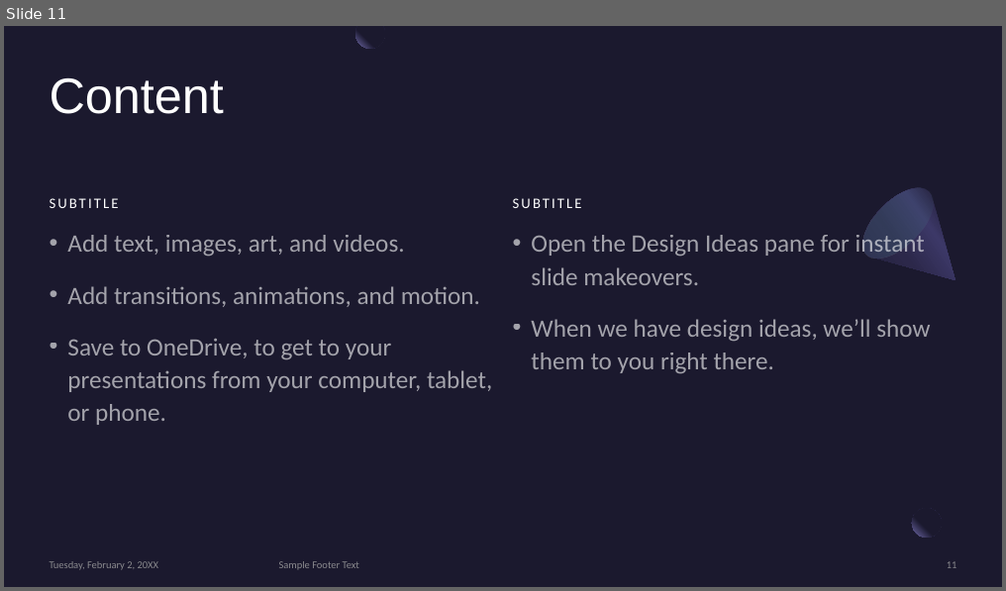
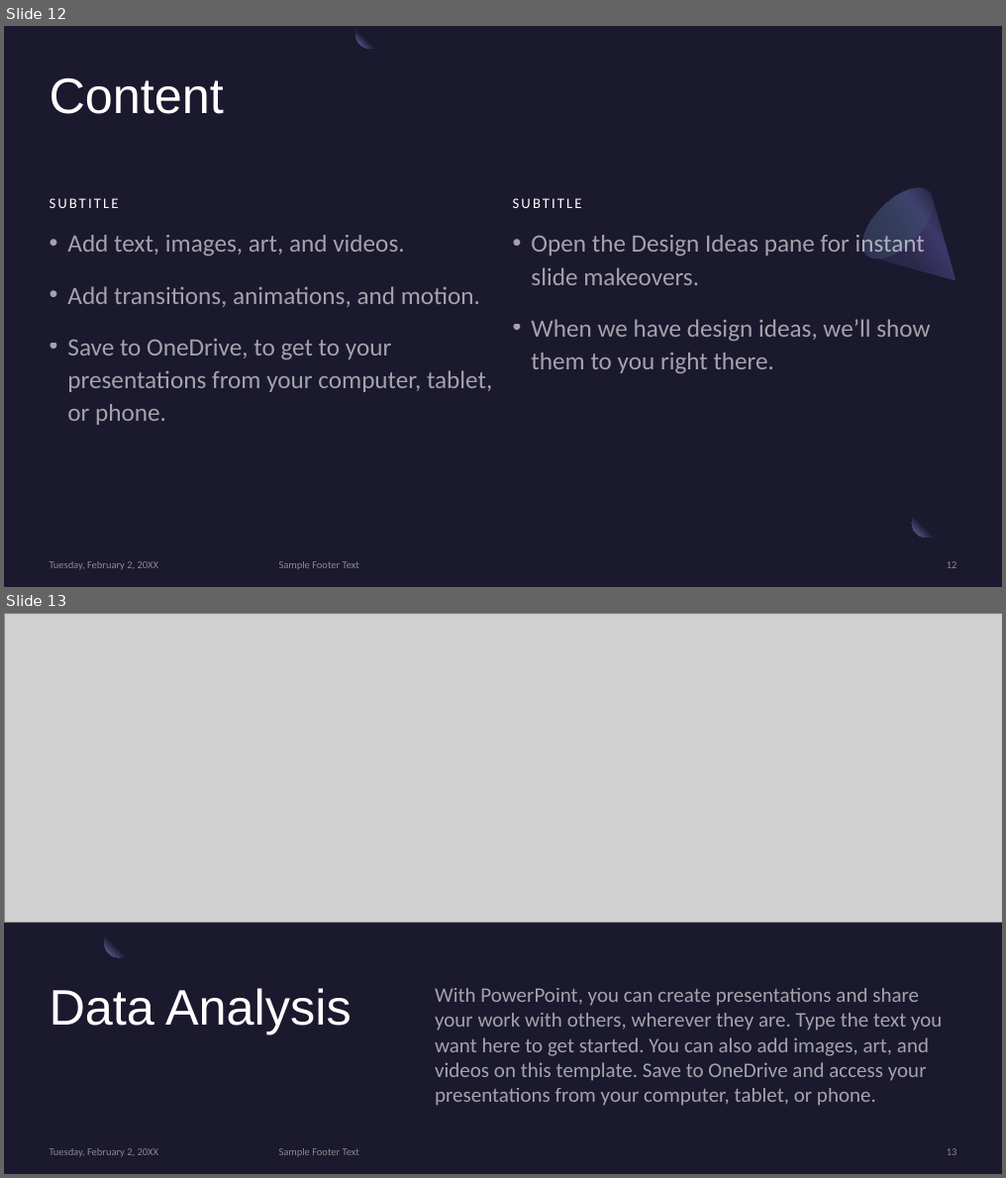
Before and after one commit to CMccormick0003/Data_Science_Salary_Trends, a slide deck: Presentation/draft_presentation_salaries_2023.pptx. Shown one above the other, each under a label of ours: slide 11 before the commit, slides 12 and 13 after it. The pictures are 1006x591 and 1006x1178 pixels, drawn with LibreOffice and Linux fonts; fonts in the diff are those of the drawing; grey boxes stand for pictures. Boxes give left, top, right and bottom in pixels: in the first picture for what was removed or moved away, otherwise in the second. Text is boxed around its words. In the diff, an @@ line names an element or a change of style, - is before the commit and + after.

```diff
--- a/Presentation/draft_presentation_salaries_2023.pptx
+++ b/Presentation/draft_presentation_salaries_2023.pptx
@@ slide 13 added at (x1=4, y1=613, x2=1002, y2=1174), background #1B192E @@
@@ picture added at (x1=4, y1=613, x2=1002, y2=922) @@
@@ ellipse added at (x1=104, y1=928, x2=134, y2=958), fill gradient #1B192E to #7771B2 @@
@@ title added at (x1=50, y1=988, x2=351, y2=1035), 48 pt, text #FFFFFF @@
+Data Analysis
@@ text added at (x1=435, y1=988, x2=942, y2=1106), 20 pt, text #FFFFFF at 60% opacity @@
+With PowerPoint, you can create presentations and share your work with others, wherever they are. Type the text you want here to get started. You can also add images, art, and videos on this template. Save to OneDrive and access your presentations from your computer, tablet, or phone.
@@ text added at (x1=50, y1=1149, x2=159, y2=1157), 10 pt, text #A6A6A6 at 80% opacity @@
+Tuesday, February 2, 20XX
@@ text added at (x1=279, y1=1149, x2=359, y2=1157), 10 pt, text #A6A6A6 at 80% opacity @@
+Sample Footer Text
@@ page number added at (x1=946, y1=1149, x2=957, y2=1156), 10 pt, text #A6A6A6 at 80% opacity @@
+13
@@ what was slide 11 is now slide 12 @@
```
Also in this commit, not shown: 8 slides changed, 6 other slides added, 1 other file.
